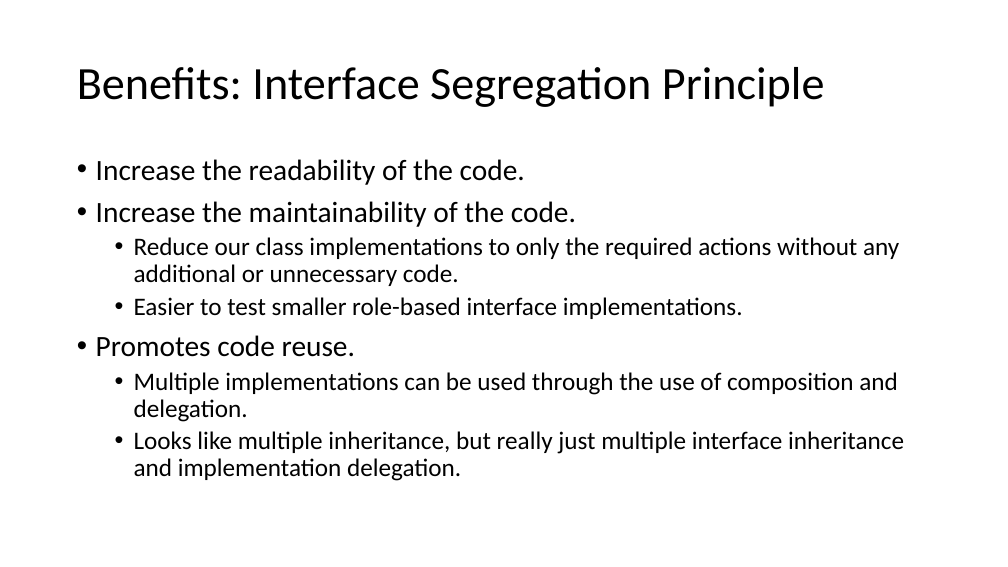
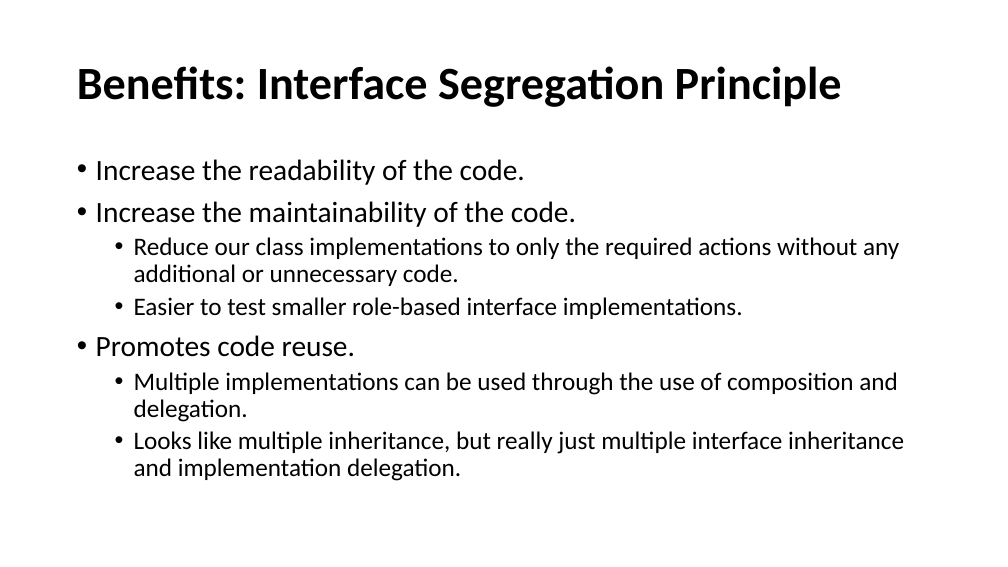
Before and after one commit to cebartling/test-driven, a slide deck: slide 11 of presentations/SOLID Design Principles.pptx (slide 10 before the commit). Drawn at 1008x567 pixels with LibreOffice and Linux fonts; fonts in the diff are those of the drawing. Boxes give left, top, right and bottom in pixels: in the first picture for what was removed or moved away, otherwise in the second. Text is boxed around its words. In the diff, an @@ line names an element or a change of style, - is before the commit and + after.

Commit message:
SOLID Principles presentation update

```diff
--- a/presentations/SOLID Design Principles.pptx
+++ b/presentations/SOLID Design Principles.pptx
@@ title "Benefits: Interface Segregation Principle" at [77,66,842,107]: bold on @@
```
Also in this commit, not shown: 10 other slides changed, 1 slide added.
